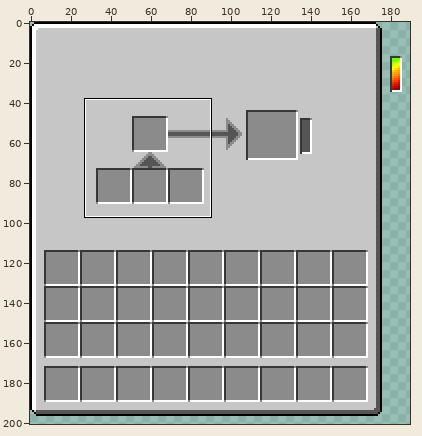
File history of a sprite sheet, src/main/resources/assets/ae2/textures/guis/spatial_rift_manipulator.png. Above: a wide view before the commit, with the close-up outlined.
Close-up. Old version:
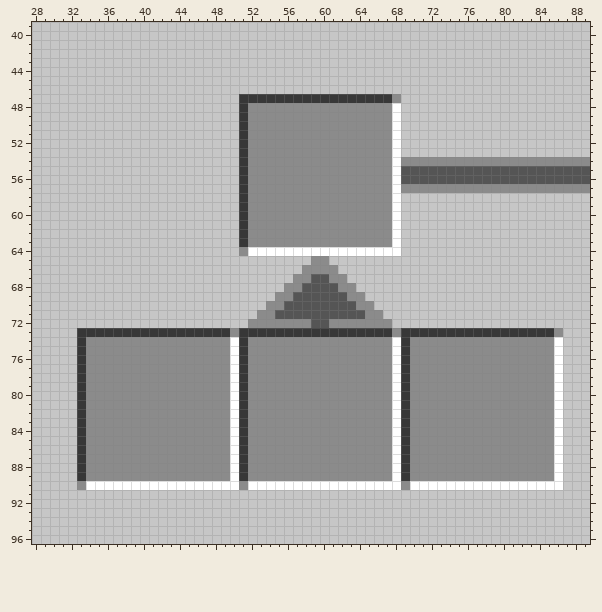
The file is 256x256 pixels. Colours within 5 levels of each other are drawn and written as one. Shown: x 28..89, y 39..96. The wide view leaves out empty margins.
Now the later version:
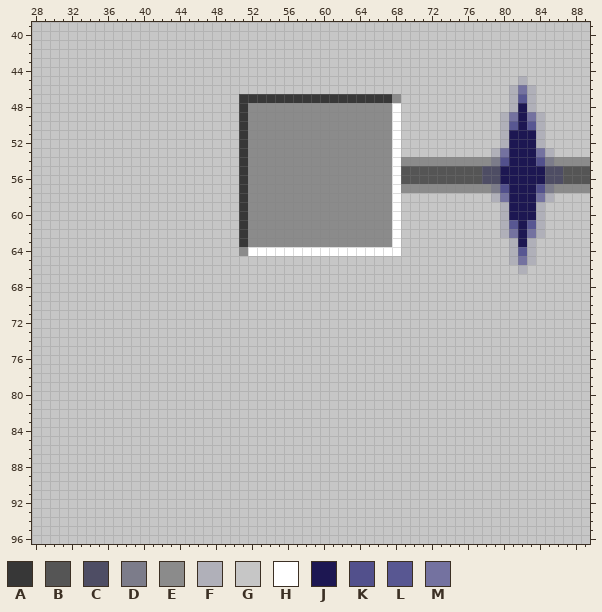
Palette (. is transparent): A #373737  B #555555  C #4e4d64  D #7c7c8a  E #8b8b8b  F #b0b0b9  G #c6c6c6  H #ffffff  J #1d1752  K #52508c  L #585792  M #7472a0
Edits made:
Changed rows in their new state; - is an unchanged pixel.
first column x 33:
45 -------------------------------------------------F----
46 ------------------------------------------------FMF---
47 ------------------------------------------------FLF---
48 ------------------------------------------------FJF---
49 -----------------------------------------------FMJMF--
50 -----------------------------------------------FLJLF--
51 -----------------------------------------------FJJJF--
52 -----------------------------------------------FJJJF--
53 ----------------------------------------------FMJJJMF-
54 ----------------------------------------------DKJJJKD-
55 ---------------------------------------------CCJJJJJCC
56 ---------------------------------------------CCJJJJJCC
57 ----------------------------------------------DKJJJKD-
58 ----------------------------------------------FMJJJMF-
59 -----------------------------------------------FJJJF--
60 -----------------------------------------------FJJJF--
61 -----------------------------------------------FLJLF--
62 -----------------------------------------------FMJMF--
63 ------------------------------------------------FJF---
64 ------------------------------------------------FLF---
65 --------------------------GG--------------------FMF---
66 -------------------------GGGG--------------------F----
67 ------------------------GGGGGG------------------------
68 -----------------------GGGGGGGG-----------------------
69 ----------------------GGGGGGGGGG----------------------
70 ---------------------GGGGGGGGGGGG---------------------
71 --------------------GGGGGGGGGGGGGG--------------------
72 -------------------GGGGGGGGGGGGGGGG-------------------
73 GGGGGGGGGGGGGGGGGGGGGGGGGGGGGGGGGGGGGGGGGGGGGGGGGGGGGG
74 GGGGGGGGGGGGGGGGGGGGGGGGGGGGGGGGGGGGGGGGGGGGGGGGGGGGGG
75 GGGGGGGGGGGGGGGGGGGGGGGGGGGGGGGGGGGGGGGGGGGGGGGGGGGGGG
76 GGGGGGGGGGGGGGGGGGGGGGGGGGGGGGGGGGGGGGGGGGGGGGGGGGGGGG
77 GGGGGGGGGGGGGGGGGGGGGGGGGGGGGGGGGGGGGGGGGGGGGGGGGGGGGG
78 GGGGGGGGGGGGGGGGGGGGGGGGGGGGGGGGGGGGGGGGGGGGGGGGGGGGGG
79 GGGGGGGGGGGGGGGGGGGGGGGGGGGGGGGGGGGGGGGGGGGGGGGGGGGGGG
80 GGGGGGGGGGGGGGGGGGGGGGGGGGGGGGGGGGGGGGGGGGGGGGGGGGGGGG
81 GGGGGGGGGGGGGGGGGGGGGGGGGGGGGGGGGGGGGGGGGGGGGGGGGGGGGG
82 GGGGGGGGGGGGGGGGGGGGGGGGGGGGGGGGGGGGGGGGGGGGGGGGGGGGGG
83 GGGGGGGGGGGGGGGGGGGGGGGGGGGGGGGGGGGGGGGGGGGGGGGGGGGGGG
84 GGGGGGGGGGGGGGGGGGGGGGGGGGGGGGGGGGGGGGGGGGGGGGGGGGGGGG
85 GGGGGGGGGGGGGGGGGGGGGGGGGGGGGGGGGGGGGGGGGGGGGGGGGGGGGG
86 GGGGGGGGGGGGGGGGGGGGGGGGGGGGGGGGGGGGGGGGGGGGGGGGGGGGGG
87 GGGGGGGGGGGGGGGGGGGGGGGGGGGGGGGGGGGGGGGGGGGGGGGGGGGGGG
88 GGGGGGGGGGGGGGGGGGGGGGGGGGGGGGGGGGGGGGGGGGGGGGGGGGGGGG
89 GGGGGGGGGGGGGGGGGGGGGGGGGGGGGGGGGGGGGGGGGGGGGGGGGGGGGG
90 GGGGGGGGGGGGGGGGGGGGGGGGGGGGGGGGGGGGGGGGGGGGGGGGGGGGGG
